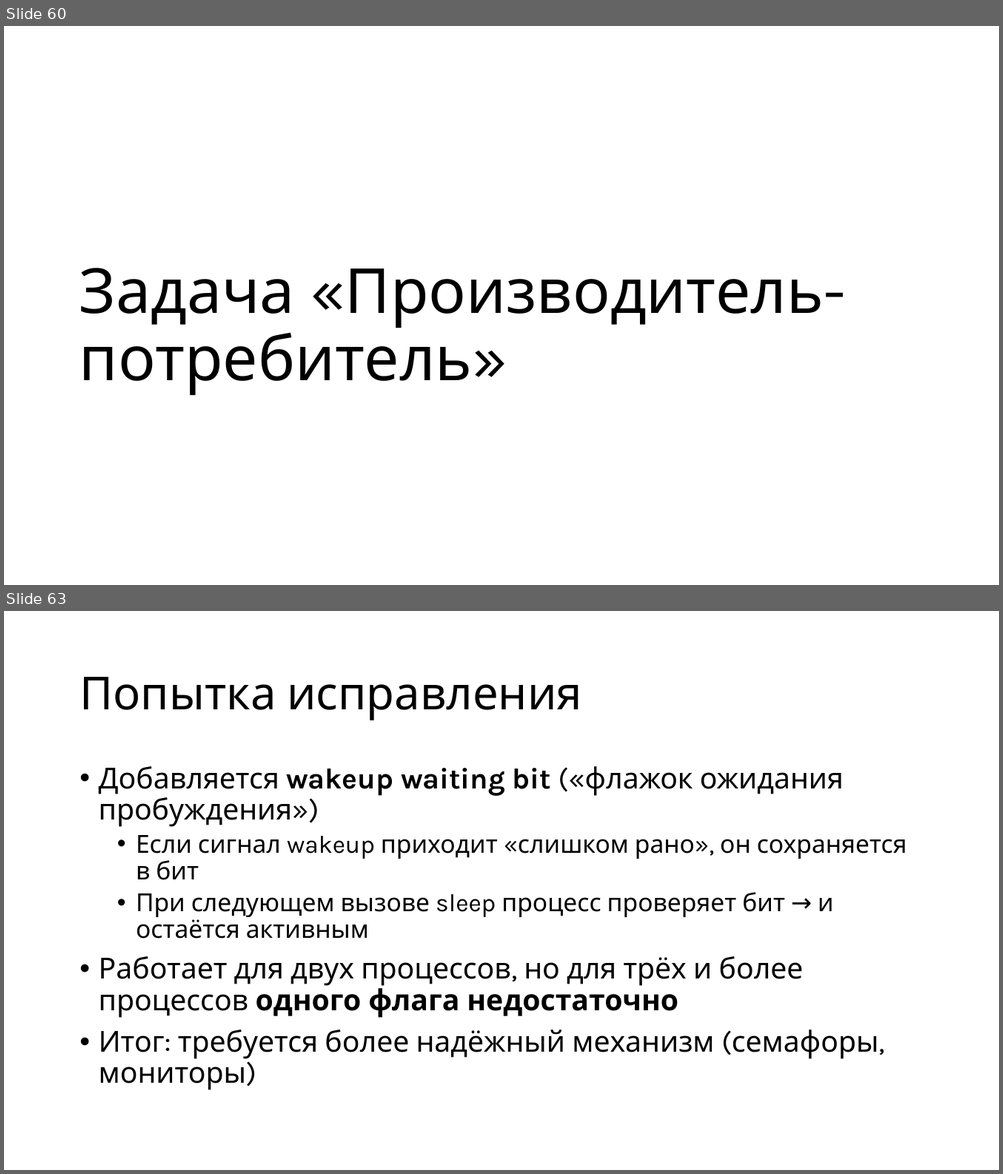
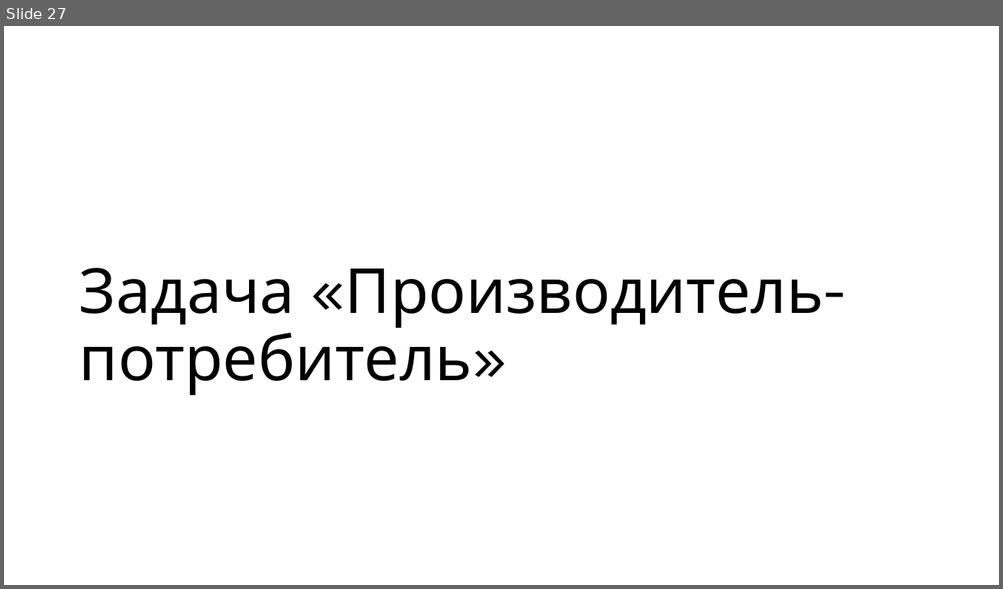
Before and after one commit to alexey-malov/os-course, a slide deck: lectures/05/Синхронизация и межпроцессная коммуникация.pptx. Shown one above the other, each under a label of ours: slides 60 and 63 before the commit, slide 27 after it; the slides between them are not shown. The pictures are 1003x1174 and 1003x589 pixels, drawn with LibreOffice and Linux fonts; fonts in the diff are those of the drawing. Boxes give left, top, right and bottom in pixels: in the first picture for what was removed or moved away, otherwise in the second. Text is boxed around its words. In the diff, an @@ line names an element or a change of style, - is before the commit and + after.

```diff
--- a/lectures/05/Синхронизация и межпроцессная коммуникация.pptx
+++ b/lectures/05/Синхронизация и межпроцессная коммуникация.pptx
@@ slide 63 removed at (4,611,999,1170), background #FFFFFF @@
@@ title removed at (79,677,582,721) @@
-Попытка исправления
@@ text removed at (99,766,907,1091) @@
-• Добавляется wakeup waiting bit («флажок ожидания пробуждения»)
-  • Если сигнал wakeup приходит «слишком рано», он сохраняется в бит
-  • При следующем вызове sleep процесс проверяет бит → и остаётся активным
-• Работает для двух процессов, но для трёх и более процессов одного флага недостаточно
-• Итог: требуется более надёжный механизм (семафоры, мониторы)
@@ what was slide 60 is now slide 27 @@
```
Also in this commit, not shown: 11 slides changed, 68 slides added, 147 other slides removed, 1 other file.
